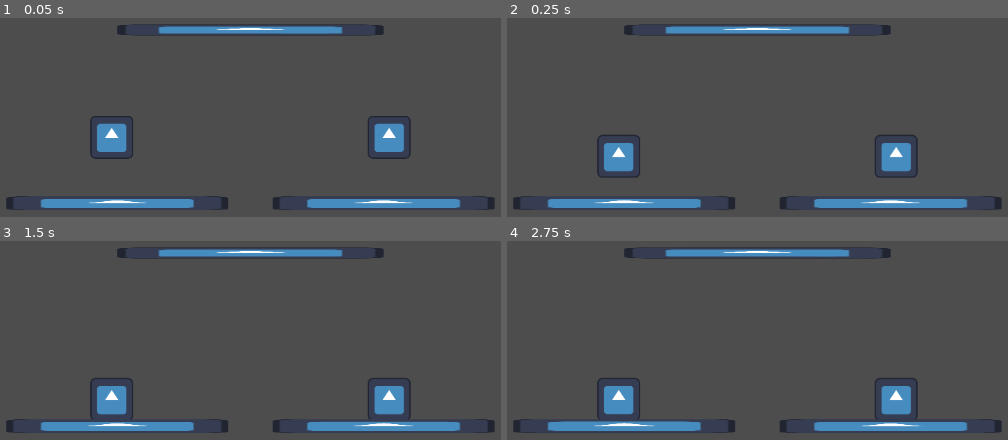
Above: before the commit, frames 1-4 (two rows, left to right).
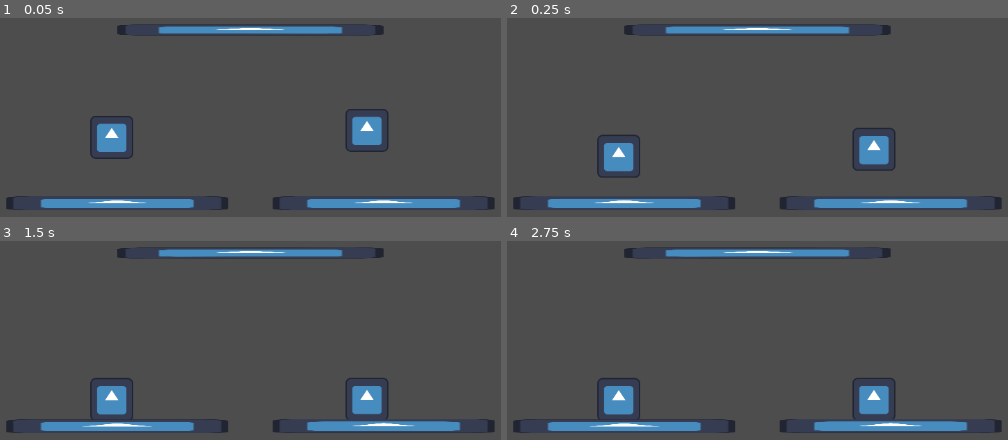
Above: after the commit, the same moments.

Repository: sunstone52/gmtk-gamejam-2024
Game: Godot game, scene res://scenes/scale.tscn
Same seed, same stepped clock (60 frames per second), same inputs: the game is played once before the commit and once after it. The engine's default icon, where the game draws it, is replaced by a stand-in: a white triangle on a blue panel in a dark square.
Inputs (mouse positions are in pixels of both pictures, inside the frame that each line leads up to):
- Up to frame 1 (0.05 s): no input
- Up to frame 2 (0.25 s): no input
- Up to frame 3 (1.5 s): move the mouse to (110, 400) at 0.52 s; click (110, 400) at 0.67 s; tap Enter at 1.25 s; move the mouse to (390, 400) at 1.27 s; click (390, 400) at 1.42 s
- Up to frame 4 (2.75 s): tap Space at 2 s; move the mouse to (outside the picture) at 2.02 s; click (outside the picture) at 2.17 s

The runs differ from the first frame. In frame 1, 1.8% of the frame differs, in the area x 69-83%, y 45-71%; in frame 2, 1.8%; in frame 3, 1.8%; in frame 4, 2.0%, in the area x 2-98%, y 4-96%.

Commit message:
scene changes

Diff:
--- a/scenes/scale.tscn
+++ b/scenes/scale.tscn
@@ -1,8 +1,9 @@
-[gd_scene load_steps=8 format=3 uid="uid://cebi66gxphkvp"]
+[gd_scene load_steps=9 format=3 uid="uid://cebi66gxphkvp"]
 
 [ext_resource type="Texture2D" uid="uid://cvva14e7sm8vn" path="res://assets/icon.svg" id="1_lgvta"]
 [ext_resource type="Script" path="res://scripts/mouse_controllable.gd" id="2_3qrog"]
 [ext_resource type="Script" path="res://scripts/arm.gd" id="2_sq6mw"]
+[ext_resource type="Script" path="res://scripts/object.gd" id="3_2xdm7"]
 
 [sub_resource type="RectangleShape2D" id="RectangleShape2D_pi23k"]
 size = Vector2(58, 58)
@@ -17,8 +18,11 @@
 
 [node name="Scene" type="Node2D"]
 
+[node name="Node2D" type="Node2D" parent="."]
+
 [node name="Object2" type="RigidBody2D" parent="."]
 position = Vector2(400, 420)
+script = ExtResource("3_2xdm7")
 
 [node name="CollisionShape2D" type="CollisionShape2D" parent="Object2"]
 shape = SubResource("RectangleShape2D_pi23k")
@@ -31,7 +35,8 @@
 script = ExtResource("2_3qrog")
 
 [node name="Object" type="RigidBody2D" parent="."]
-position = Vector2(800, 420)
+position = Vector2(768, 410)
+script = ExtResource("3_2xdm7")
 
 [node name="CollisionShape2D" type="CollisionShape2D" parent="Object"]
 shape = SubResource("RectangleShape2D_pi23k")
@@ -145,3 +150,11 @@
 
 [node name="Camera2D" type="Camera2D" parent="."]
 position = Vector2(577, 323)
+
+[node name="RespawnPoint1" type="Node2D" parent="."]
+unique_name_in_owner = true
+position = Vector2(409, -51)
+
+[node name="RespawnPoint2" type="Node2D" parent="."]
+unique_name_in_owner = true
+position = Vector2(802, -51)
